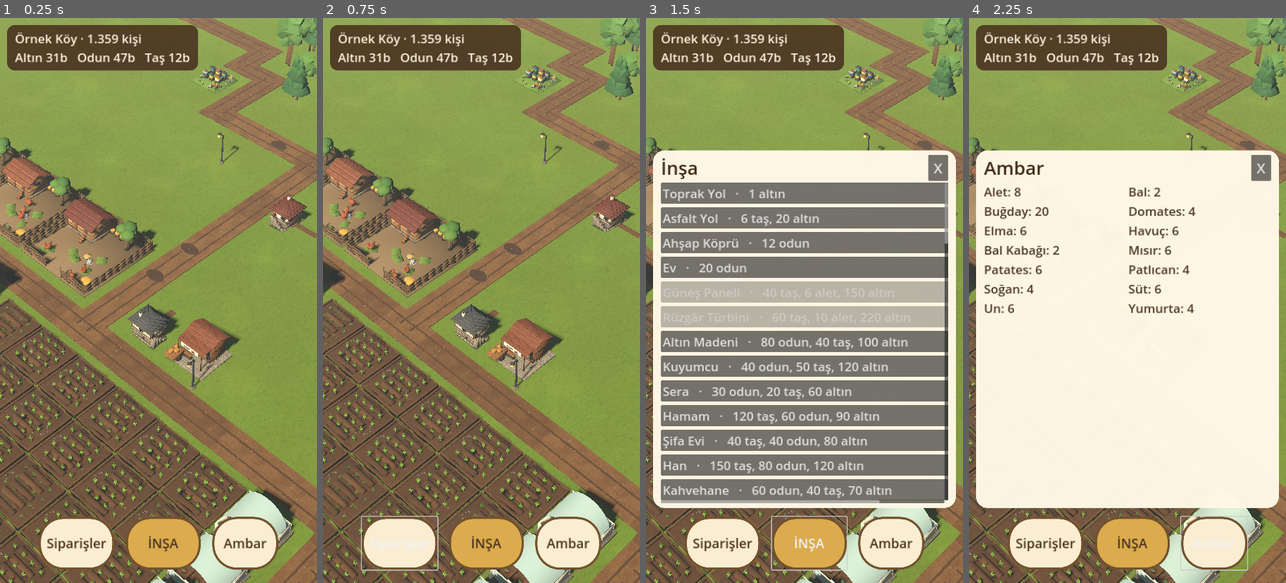
Above: before the commit, frames 1-4 (left to right).
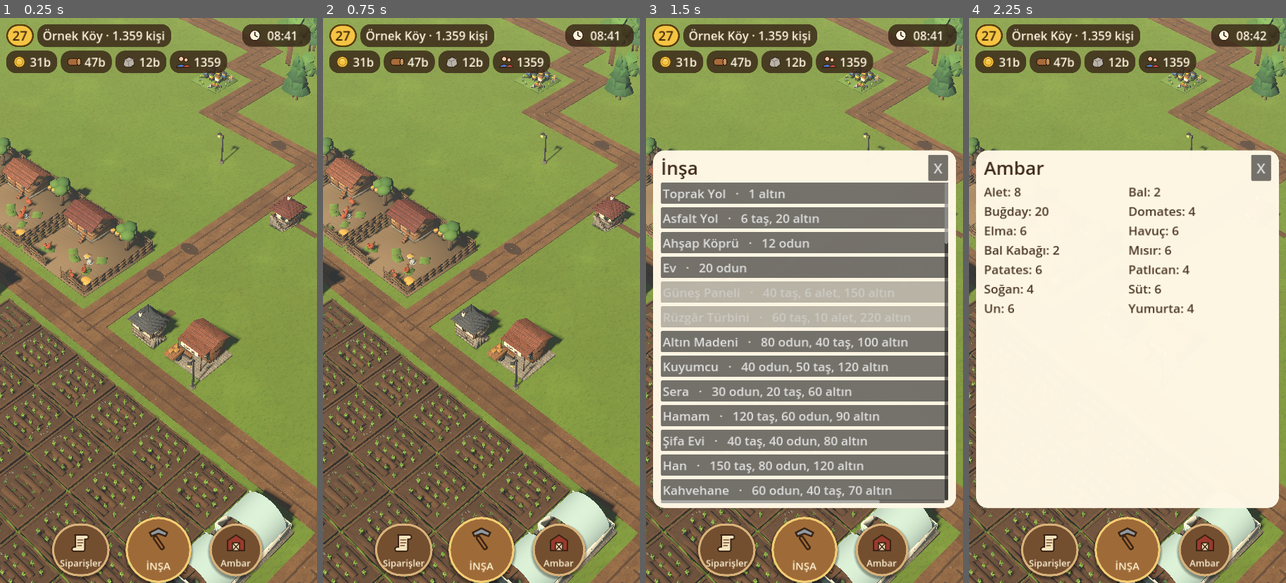
Above: after the commit, the same moments.

Repository: hayalcnc-alt/koy-oyunu
Game: Godot game, scene res://ana.tscn
Same seed, same stepped clock (60 frames per second), same inputs: the game is played once before the commit and once after it.
Inputs:
- Up to frame 1 (0.25 s): no input
- Up to frame 2 (0.75 s): click "Siparişler" at 0.5 s
- Up to frame 3 (1.5 s): click "İNŞA" at 1.25 s
- Up to frame 4 (2.25 s): click "Ambar" at 2 s

The runs differ from the first frame. In frame 1, 9.8% of the frame differs, in the area x 2-98%, y 1-100%; in frame 2, 10%; in frame 3, 10%; in frame 4, 9.9%.

Commit message:
Arayüz web gibi + tarlada çalışan köylüler
Co-Authored-By: Claude Opus 5.5 <noreply@anthropic.com>
Claude-Session: https://claude.ai/code/session_016c2Xn2DEtvCRHWkASEXujJ

Diff:
--- a/ana.gd
+++ b/ana.gd
@@ -206,6 +206,7 @@
 	yol_ciz(serit, t, kasaba)
 	hale_kur()
 	koylu_koy(serit, 28)
+	tarlaci_koy(v["b"], 24)
 	dag_kur(t)
 	web_orman(t)
 	if ilk_ev != null and hedef_arg == Vector3.ZERO: hedef = ilk_ev
@@ -490,7 +491,7 @@
 	var kL = uzuv.call("kol", -0.056, 0.126, ust); var kR = uzuv.call("kol", 0.056, 0.126, ust)
 	kL.rotation.z = -0.1; kR.rotation.z = 0.1
 	for m in gr.find_children("*", "MeshInstance3D", true, false): m.cast_shadow = GeometryInstance3D.SHADOW_CASTING_SETTING_ON
-	return {"gr": gr, "bL": bL, "bR": bR, "kL": kL, "kR": kR}
+	return {"gr": gr, "bL": bL, "bR": bR, "kL": kL, "kR": kR, "ust": ust}
 
 func koylu_koy(serit: Dictionary, n: int):
 	var yollar := []
@@ -516,6 +517,48 @@
 		ins["karo"] = i; ins["hedef"] = p; ins["faz"] = randf() * TAU; ins["bekle"] = randf() * 2; ins["hiz"] = randf_range(0.22, 0.3)
 		koyluler.append(ins)
 
+# web'deki gibi tarlada çapa yapan köylüler: eğilir, çapayı kaldırıp vurur, ara ara yer değiştirir
+var tarlacilar := []
+func tarlaci_koy(bl: Array, n: int):
+	var l := []
+	for b in bl:
+		if b["tip"] in ["tarla", "bahce"] and b.get("insa") == null: l.append(b)
+	l.sort_custom(func(a, b): return Vector2(a["x"] - YARI, a["z"] - YARI).distance_squared_to(Vector2(hedef.x, hedef.z)) < Vector2(b["x"] - YARI, b["z"] - YARI).distance_squared_to(Vector2(hedef.x, hedef.z)))
+	var sap := StandardMaterial3D.new(); sap.albedo_color = Color.html("#7a5532"); var dmr := StandardMaterial3D.new(); dmr.albedo_color = Color.html("#8f9aa3"); dmr.metallic = 0.3
+	for k: int in range(min(n, l.size())):
+		var b: Dictionary = l[k]
+		var kadin: bool = k % 2 == 1
+		var ad: String = ("k" if kadin else "e") + str((k * 3 + 1) % 4)
+		if donem_kip != "" and randf() < 0.3: ad += donem_kip
+		var ins := insan_yap(ad)
+		var capa := Node3D.new(); ins.kR.add_child(capa); capa.position = Vector3(0, -0.11, 0.02); capa.rotation.x = 1.2
+		var c1 := MeshInstance3D.new(); var m1 := BoxMesh.new(); m1.size = Vector3(0.012, 0.012, 0.2); c1.mesh = m1; c1.material_override = sap; c1.position.z = 0.06; capa.add_child(c1)
+		var c2 := MeshInstance3D.new(); var m2 := BoxMesh.new(); m2.size = Vector3(0.05, 0.035, 0.008); c2.mesh = m2; c2.material_override = dmr; c2.position = Vector3(0, -0.015, 0.16); capa.add_child(c2)
+		var mrk := Vector3(int(b["x"]) + 0.5 - YARI, 0, int(b["z"]) + 0.5 - YARI)
+		add_child(ins.gr); ins["m"] = mrk
+		ins.gr.position = mrk + Vector3(randf_range(-0.3, 0.3), 0, randf_range(-0.3, 0.3)); ins.gr.rotation.y = randf() * TAU
+		ins["faz"] = randf() * TAU; ins["hiz"] = randf_range(2.6, 3.4); ins["sure"] = randf_range(4, 9); ins["hedef"] = ins.gr.position
+		tarlacilar.append(ins)
+func tarlaci_adim(dt: float):
+	for k in tarlacilar:
+		var gr: Node3D = k.gr
+		var fark: Vector3 = k.hedef - gr.position
+		if fark.length() > 0.03:
+			# birkaç adım öteye yürü
+			gr.position += fark.normalized() * min(fark.length(), 0.2 * dt); gr.rotation.y = lerp_angle(gr.rotation.y, atan2(fark.x, fark.z), dt * 6)
+			k.faz += dt * 9.0; var sl := sin(k.faz) * 0.5
+			k.bL.rotation.x = sl; k.bR.rotation.x = -sl; k.ust.rotation.x = lerp(k.ust.rotation.x, 0.0, dt * 5); k.kR.rotation.x = lerp(k.kR.rotation.x, 0.0, dt * 5); k.kL.rotation.x = -sl * 0.6
+			continue
+		k.sure -= dt
+		if k.sure <= 0:
+			k.sure = randf_range(5, 10); k.hedef = k.m + Vector3(randf_range(-0.32, 0.32), 0, randf_range(-0.32, 0.32)); continue
+		# çapa: kalkar (yavaş), iner (hızlı)
+		k.faz += dt * k.hiz
+		var f := fmod(k.faz, TAU) / TAU
+		var v := sin(f / 0.7 * PI * 0.5) if f < 0.7 else cos((f - 0.7) / 0.3 * PI * 0.5)
+		k.ust.rotation.x = 0.35 + 0.15 * (1.0 - v)
+		k.kR.rotation.x = -0.4 - 1.6 * v; k.kL.rotation.x = -0.3 - 1.3 * v
+		k.bL.rotation.x = 0.15; k.bR.rotation.x = -0.1
 func koylu_adim(dt: float):
 	for k in koyluler:
 		var gr: Node3D = k.gr
@@ -779,18 +822,34 @@
 	VERI = JSON.parse_string(FileAccess.get_file_as_string("res://urun.json"))
 	var cl := CanvasLayer.new(); add_child(cl)
 	# üst panel: köy adı, nüfus, kaynaklar
-	var p := PanelContainer.new(); p.position = Vector2(16, 16); cl.add_child(p)
-	p.add_theme_stylebox_override("panel", kutu_stil(Color(0.29, 0.2, 0.13, 0.9)))
-	ust_etiket = Label.new(); ust_etiket.add_theme_font_size_override("font_size", 28); ust_etiket.add_theme_color_override("font_color", Color(1, 0.96, 0.88)); p.add_child(ust_etiket)
+	# web'deki gibi: seviye rozeti + ad/nüfus, altında ikonlu kaynak kutucukları, sağda saat
+	var ustv := VBoxContainer.new(); ustv.position = Vector2(14, 14); ustv.add_theme_constant_override("separation", 8); cl.add_child(ustv)
+	var r1 := HBoxContainer.new(); r1.add_theme_constant_override("separation", 8); ustv.add_child(r1)
+	var rz := PanelContainer.new(); var rs := kutu_stil(Color(0.96, 0.77, 0.26), 30); rs.border_color = Color(0.35, 0.24, 0.05); rs.set_border_width_all(4); rs.content_margin_left = 14; rs.content_margin_right = 14; rs.content_margin_top = 4; rs.content_margin_bottom = 4
+	rz.add_theme_stylebox_override("panel", rs); r1.add_child(rz)
+	ust_lv = Label.new(); ust_lv.add_theme_font_size_override("font_size", 30); ust_lv.add_theme_color_override("font_color", Color(0.25, 0.16, 0.04)); rz.add_child(ust_lv)
+	var p := PanelContainer.new(); p.add_theme_stylebox_override("panel", cip_stil()); r1.add_child(p)
+	ust_etiket = Label.new(); ust_etiket.add_theme_font_size_override("font_size", 27); ust_etiket.add_theme_color_override("font_color", Color(1, 0.96, 0.88)); p.add_child(ust_etiket)
+	var r2 := HBoxContainer.new(); r2.add_theme_constant_override("separation", 8); ustv.add_child(r2)
+	for k in ["altin", "odun", "tas", "nufus"]: ust_cip[k] = cip_yap(r2, k)
+	var sp := PanelContainer.new(); sp.add_theme_stylebox_override("panel", cip_stil()); sp.set_anchors_preset(Control.PRESET_TOP_RIGHT); sp.offset_left = -170; sp.offset_right = -14; sp.offset_top = 14; cl.add_child(sp)
+	var sh := HBoxContainer.new(); sp.add_child(sh); sh.add_child(ikon_yap("saat", 34))
+	ust_saat = Label.new(); ust_saat.add_theme_font_size_override("font_size", 27); ust_saat.add_theme_color_override("font_color", Color(1, 0.96, 0.88)); sh.add_child(ust_saat)
 	ust_guncelle()
 	# alt menü: Siparişler, İNŞA, Ambar (şimdilik görsel)
 	var alt := HBoxContainer.new(); alt.set_anchors_preset(Control.PRESET_BOTTOM_WIDE); alt.offset_top = -150; alt.offset_bottom = -30; alt.alignment = BoxContainer.ALIGNMENT_CENTER; alt.add_theme_constant_override("separation", 26); cl.add_child(alt)
-	for d in [["Siparişler", Color(0.98, 0.93, 0.82)], ["İNŞA", Color(0.86, 0.67, 0.3)], ["Ambar", Color(0.98, 0.93, 0.82)]]:
-		var bt := Button.new(); bt.text = d[0]; bt.custom_minimum_size = Vector2(170 if d[0] == "İNŞA" else 150, 110)
-		bt.add_theme_font_size_override("font_size", 30); bt.add_theme_color_override("font_color", Color(0.29, 0.2, 0.13))
-		var sb := kutu_stil(d[1], 55); sb.border_color = Color(0.45, 0.32, 0.18); sb.set_border_width_all(5)
-		bt.add_theme_stylebox_override("normal", sb); bt.add_theme_stylebox_override("hover", sb); bt.add_theme_stylebox_override("pressed", sb)
-		alt.add_child(bt)
+	for d in [["Siparişler", "siparis"], ["İNŞA", "insa"], ["Ambar", "ambar"]]:
+		# web'deki yuvarlak ahşap düğmeler: ikon üstte, yazı altta
+		var buyuk: bool = d[0] == "İNŞA"; var cap := 150 if buyuk else 120
+		var bt := Button.new(); bt.text = d[0]; bt.icon = load("res://ikon/%s.svg" % d[1]); bt.expand_icon = true
+		bt.vertical_icon_alignment = VERTICAL_ALIGNMENT_TOP; bt.icon_alignment = HORIZONTAL_ALIGNMENT_CENTER
+		bt.custom_minimum_size = Vector2(cap, cap); bt.add_theme_constant_override("icon_max_width", 64 if buyuk else 52)
+		bt.add_theme_font_size_override("font_size", 24 if buyuk else 21); bt.add_theme_color_override("font_color", Color(1, 0.95, 0.82)); bt.add_theme_color_override("font_pressed_color", Color(1, 0.95, 0.82)); bt.add_theme_color_override("font_hover_color", Color(1, 0.95, 0.82))
+		var sb := kutu_stil(Color(0.62, 0.42, 0.22) if buyuk else Color(0.45, 0.31, 0.19), cap / 2); sb.border_color = Color(0.96, 0.8, 0.45) if buyuk else Color(0.85, 0.7, 0.48); sb.set_border_width_all(5)
+		sb.content_margin_top = 18; sb.shadow_color = Color(0, 0, 0, 0.35); sb.shadow_size = 6; sb.shadow_offset = Vector2(0, 4)
+		var sb2: StyleBoxFlat = sb.duplicate(); sb2.bg_color = sb.bg_color.darkened(0.15)
+		bt.add_theme_stylebox_override("normal", sb); bt.add_theme_stylebox_override("hover", sb); bt.add_theme_stylebox_override("pressed", sb2); bt.add_theme_stylebox_override("focus", StyleBoxEmpty.new())
+		var kap := CenterContainer.new(); kap.custom_minimum_size = Vector2(150, 150); kap.add_child(bt); alt.add_child(kap)
 		if d[0] == "İNŞA": bt.pressed.connect(insa_ac)
 		if d[0] == "Ambar": bt.pressed.connect(ambar_ac)
 	_kok_cl = cl
@@ -1159,7 +1218,24 @@
 	var asama := "Şehir" if kayit_v.get("sehir", false) == true else ("İlçe" if kayit_v.get("ilce", false) == true else ("Kasaba" if kayit_v.get("kasaba", false) == true else "Köy"))
 	var ad: String = str(kayit_v.get("ad", "")) if kayit_v.get("ad") != null else ""
 	var nf: int = max((kayit_v.get("nufus", []) as Array).size(), int(floor(float(kayit_v.get("halk", 0) if kayit_v.get("halk") != null else 0))))
-	ust_etiket.text = "%s%s · %s kişi\nAltın %s   Odun %s   Taş %s" % [(ad + " " if ad != "" else ""), asama, noktali(nf), kisalt(float(res.get("altin", 0))), kisalt(float(res.get("odun", 0))), kisalt(float(res.get("tas", 0)))]
+	ust_etiket.text = "%s%s · %s kişi" % [(ad + " " if ad != "" else ""), asama, noktali(nf)]
+	ust_lv.text = str(int(kayit_v.get("lv", 1) if kayit_v.get("lv") != null else 1))
+	ust_cip["altin"].text = kisalt(float(res.get("altin", 0))); ust_cip["odun"].text = kisalt(float(res.get("odun", 0))); ust_cip["tas"].text = kisalt(float(res.get("tas", 0))); ust_cip["nufus"].text = kisalt(float(nf))
+	saat_guncelle()
+func saat_guncelle():
+	if ust_saat == null: return
+	var h := oyun_saati(); ust_saat.text = " %02d:%02d" % [int(h), int(fmod(h, 1.0) * 60)]
+var ust_lv: Label
+var ust_saat: Label
+var ust_cip := {}
+func cip_stil() -> StyleBoxFlat:
+	var s := kutu_stil(Color(0.22, 0.15, 0.09, 0.82), 22); s.content_margin_left = 12; s.content_margin_right = 14; s.content_margin_top = 6; s.content_margin_bottom = 6; return s
+func ikon_yap(ad: String, boy: int) -> TextureRect:
+	var t := TextureRect.new(); t.texture = load("res://ikon/%s.svg" % ad); t.expand_mode = TextureRect.EXPAND_IGNORE_SIZE; t.stretch_mode = TextureRect.STRETCH_KEEP_ASPECT_CENTERED; t.custom_minimum_size = Vector2(boy, boy); return t
+func cip_yap(ata: Control, ad: String) -> Label:
+	var p := PanelContainer.new(); p.add_theme_stylebox_override("panel", cip_stil()); ata.add_child(p)
+	var h := HBoxContainer.new(); h.add_theme_constant_override("separation", 6); p.add_child(h); h.add_child(ikon_yap(ad, 36))
+	var l := Label.new(); l.add_theme_font_size_override("font_size", 27); l.add_theme_color_override("font_color", Color(1, 0.96, 0.88)); h.add_child(l); return l
 
 func bina_goster(b: Dictionary):
 	var bb: Dictionary = BINA_BILGI.get(b["tip"], {"ad": b["tip"], "acik": "", "maxlv": 1})
@@ -1263,7 +1339,7 @@
 func _process(dt):
 	_isik_say -= dt
 	if _isik_say <= 0:
-		gun_isigi(); _isik_say = 1.0
+		gun_isigi(); _isik_say = 1.0; saat_guncelle()
 		if not kayit_v.is_empty(): insa_adim(1.0)
 		if not kayit_v.is_empty():
 			for b in kayit_v["b"]:
@@ -1288,7 +1364,7 @@
 			d.rotation.y = lerp_angle(d.rotation.y, atan2(fark.x, fark.z), dt * 4)
 		else:
 			h.h = Vector3(randf_range(-0.55, 0.55), 0.04, randf_range(-0.1, 0.9)); h.bekle = 1.5 + randf() * 4
-	koylu_adim(dt)
+	koylu_adim(dt); tarlaci_adim(dt)
 	kare += 1
 	if kare == 8 and insa_arg != "": yerlestir_basla(insa_arg)
 	if kare == 12 and dokun_arg.x >= 0: dokunma_sec(dokun_arg)
--- /dev/null
+++ b/ikon/altin.svg
@@ -0,0 +1 @@
+<svg xmlns="http://www.w3.org/2000/svg" width="64" height="64" viewBox="0 0 32 32"><circle cx="16" cy="16" r="11" fill="#f4c542" stroke="#5a3d0c" stroke-width="2"/><circle cx="16" cy="16" r="7" fill="none" stroke="#c9952a" stroke-width="2"/><path d="M13 12 h6" stroke="#fff3b0" stroke-width="2" stroke-linecap="round"/></svg>
--- /dev/null
+++ b/ikon/ambar.svg
@@ -0,0 +1 @@
+<svg xmlns="http://www.w3.org/2000/svg" width="64" height="64" viewBox="0 0 32 32"><path d="M4 13 L16 5 L28 13 V27 H4Z" fill="#9a3a2c" stroke="#3b2414" stroke-width="2" stroke-linejoin="round"/><rect x="11" y="16" width="10" height="11" fill="#e9d9b4" stroke="#3b2414" stroke-width="1.6"/><path d="M11 16 L21 27 M21 16 L11 27" stroke="#3b2414" stroke-width="1.4"/></svg>
--- /dev/null
+++ b/ikon/insa.svg
@@ -0,0 +1 @@
+<svg xmlns="http://www.w3.org/2000/svg" width="64" height="64" viewBox="0 0 32 32"><rect x="14" y="12" width="4" height="17" rx="1.5" fill="#a86b3a" stroke="#3b2414" stroke-width="2" transform="rotate(-35 16 20)"/><path d="M6 9 L16 4 L26 9 L24 13 L16 10 L8 13Z" fill="#8f9aa3" stroke="#3b2414" stroke-width="2" stroke-linejoin="round"/></svg>
--- /dev/null
+++ b/ikon/nufus.svg
@@ -0,0 +1 @@
+<svg xmlns="http://www.w3.org/2000/svg" width="64" height="64" viewBox="0 0 32 32"><circle cx="12" cy="10" r="5" fill="#f1c9a5" stroke="#3b2414" stroke-width="2"/><path d="M3 27 c0-8 18-8 18 0z" fill="#4a7fd9" stroke="#3b2414" stroke-width="2"/><circle cx="22" cy="12" r="4" fill="#f1c9a5" stroke="#3b2414" stroke-width="1.8"/><path d="M16 27 c1-6 13-7 14 0z" fill="#d9534f" stroke="#3b2414" stroke-width="1.8"/></svg>
--- /dev/null
+++ b/ikon/odun.svg
@@ -0,0 +1 @@
+<svg xmlns="http://www.w3.org/2000/svg" width="64" height="64" viewBox="0 0 32 32"><rect x="3" y="9" width="24" height="14" rx="7" fill="#a86b3a" stroke="#3b2414" stroke-width="2"/><ellipse cx="26" cy="16" rx="4" ry="7" fill="#e7b77a" stroke="#3b2414" stroke-width="2"/><ellipse cx="26" cy="16" rx="1.6" ry="3" fill="none" stroke="#a86b3a" stroke-width="1.4"/></svg>
--- /dev/null
+++ b/ikon/saat.svg
@@ -0,0 +1 @@
+<svg xmlns="http://www.w3.org/2000/svg" width="64" height="64" viewBox="0 0 32 32"><circle cx="16" cy="16" r="11" fill="#fff6df" stroke="#3b2414" stroke-width="2"/><path d="M16 9 V16 L21 19" stroke="#3b2414" stroke-width="2.2" fill="none" stroke-linecap="round"/></svg>
--- /dev/null
+++ b/ikon/siparis.svg
@@ -0,0 +1 @@
+<svg xmlns="http://www.w3.org/2000/svg" width="64" height="64" viewBox="0 0 32 32"><path d="M8 5 H24 a3 3 0 0 1 0 6 H22 V25 a3 3 0 0 1 -3 3 H7 a3 3 0 0 1 0 -6 H9 V8 a3 3 0 0 0 -1 -3z" fill="#f3e3bd" stroke="#3b2414" stroke-width="2" stroke-linejoin="round"/><path d="M12 12 h7 M12 16 h7 M12 20 h5" stroke="#8a6241" stroke-width="1.8" stroke-linecap="round"/></svg>
--- /dev/null
+++ b/ikon/tas.svg
@@ -0,0 +1 @@
+<svg xmlns="http://www.w3.org/2000/svg" width="64" height="64" viewBox="0 0 32 32"><path d="M5 22 L8 11 L17 6 L26 10 L28 21 L20 27 L9 26 Z" fill="#b8b2a8" stroke="#3b2d22" stroke-width="2" stroke-linejoin="round"/><path d="M8 11 L15 15 L26 10 M15 15 L17 26" stroke="#8a8378" stroke-width="1.6" fill="none"/></svg>
